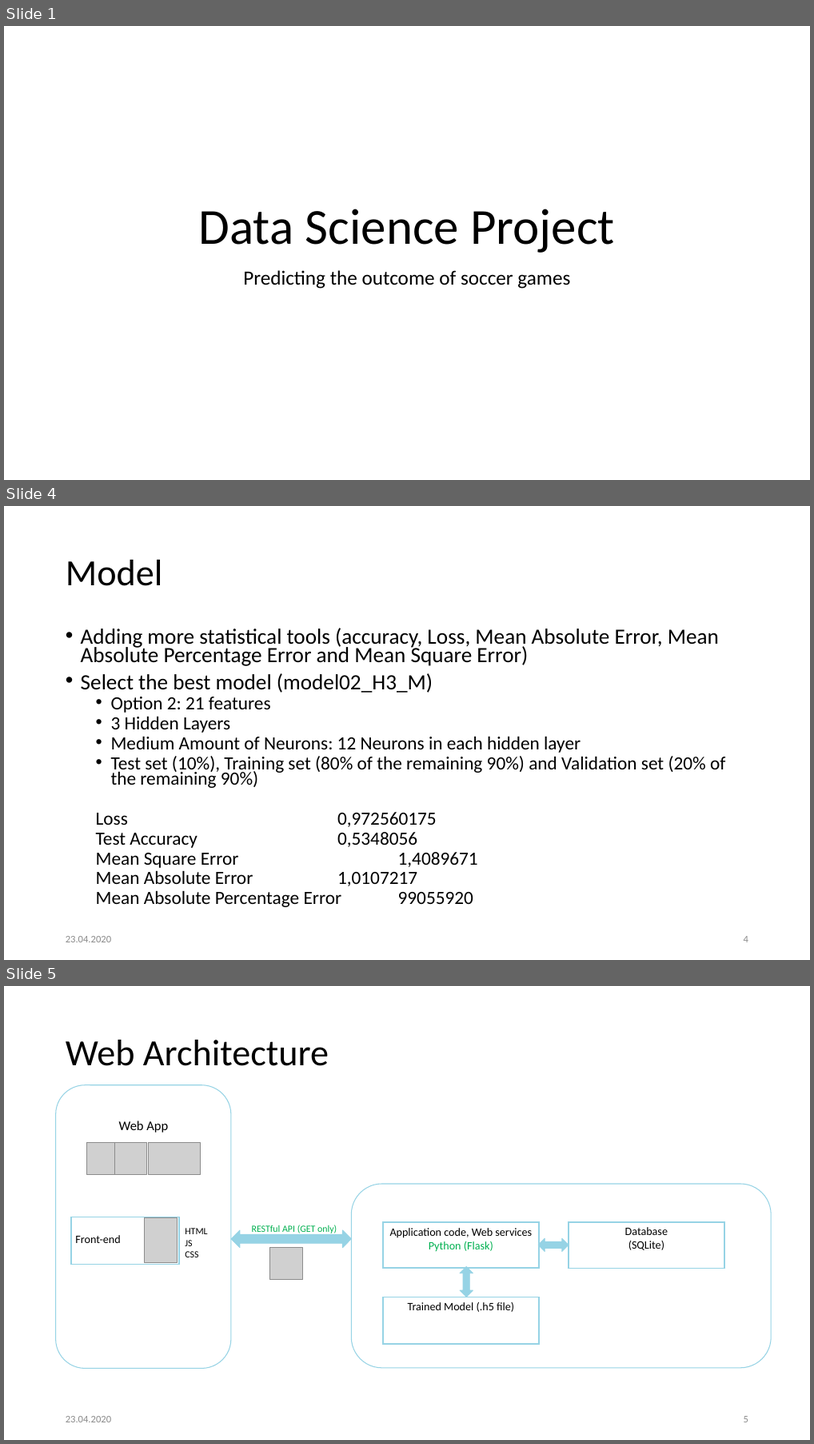
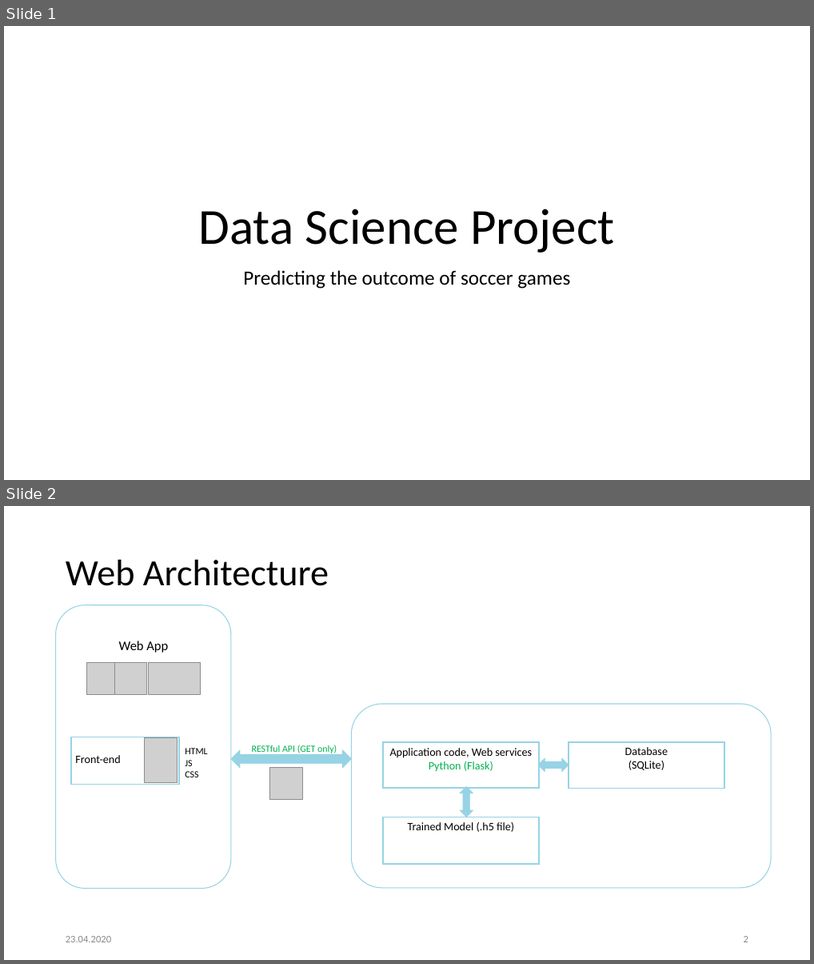
Before and after one commit to Khaledjallouli/project, a slide deck: Web/WebArchitectureDef.pptx. Shown one above the other, each under a label of ours: slides 1, 4 and 5 before the commit, slides 1 and 2 after it; the slides between them are not shown. The pictures are 814x1444 and 814x964 pixels, drawn with LibreOffice and Linux fonts; fonts in the diff are those of the drawing; grey boxes stand for pictures; background and template pictures are left out. Boxes give left, top, right and bottom in pixels: in the first picture for what was removed or moved away, otherwise in the second. Text is boxed around its words. In the diff, an @@ line names an element or a change of style, - is before the commit and + after.

Commit message:
update presentation

```diff
--- a/Web/WebArchitectureDef.pptx
+++ b/Web/WebArchitectureDef.pptx
@@ slide 4 removed at [4, 506, 810, 960], background #FFFFFF @@
@@ title removed at [66, 560, 163, 586] @@
-Model
@@ text removed at [81, 628, 726, 907] @@
-• Adding more statistical tools (accuracy, Loss, Mean Absolute Error, Mean Absolute Percentage Error and Mean Square Error)
-• Select the best model (model02_H3_M)
-  • Option 2: 21 features
-  • 3 Hidden Layers
-  • Medium Amount of Neurons: 12 Neurons in each hidden layer
-  • Test set (10%), Training set (80% of the remaining 90%) and Validation set (20% of the remaining 90%)
-  Loss 0,972560175
-  Test Accuracy 0,5348056
-  Mean Square Error 1,4089671
-  Mean Absolute Error 1,0107217
-  Mean Absolute Percentage Error 99055920
@@ text removed at [66, 936, 111, 942] @@
-23.04.2020
@@ page number removed at [744, 936, 749, 942] @@
-4
@@ what was slide 5 is now slide 2 @@
@@ page number at [744, 936, 749, 942]: text changed @@
-5
+2
```
Also in this commit, not shown: 3 other slides removed, 1 other file.
